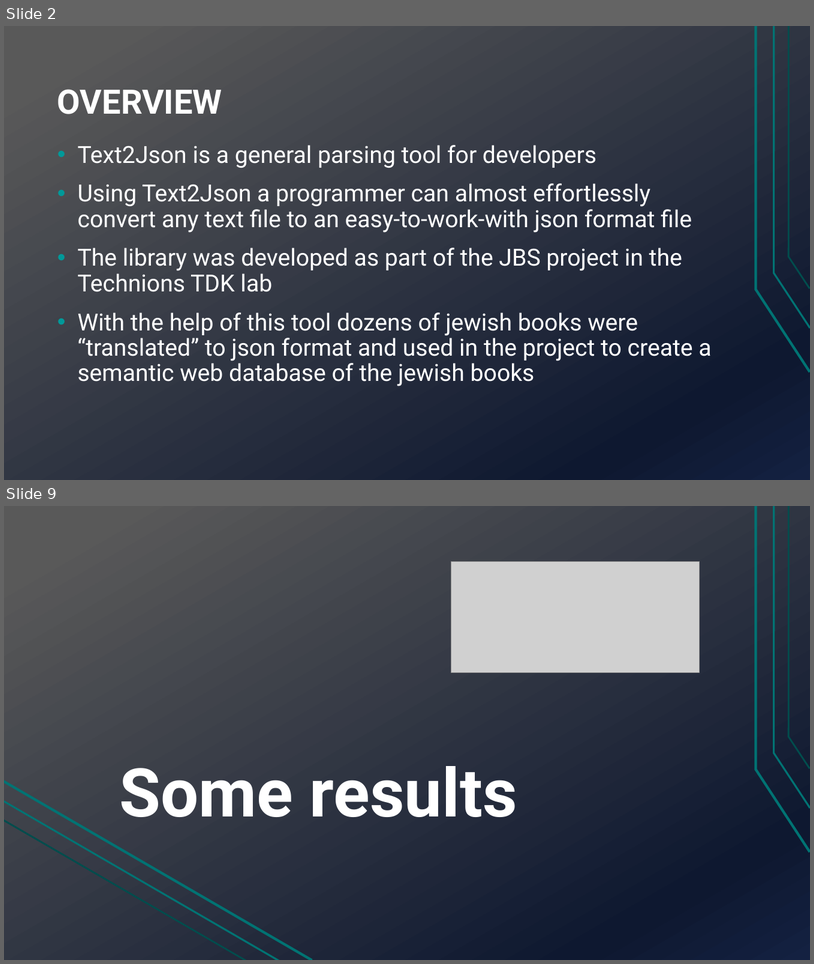
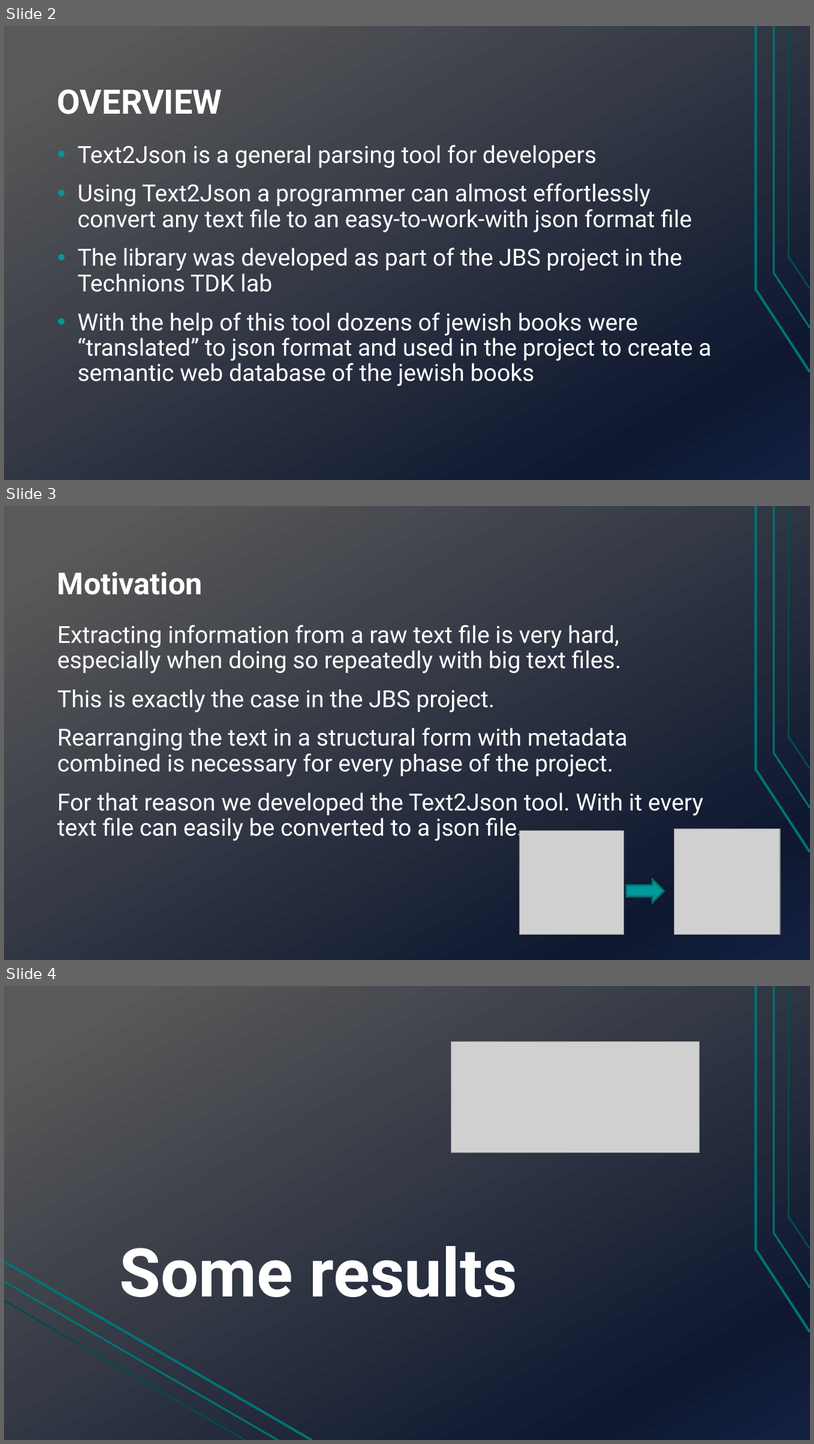
Before and after one commit to TechnionTDK/jbs-text2json, a slide deck: Text2Json.pptx. Shown one above the other, each under a label of ours: slides 2 and 9 before the commit, slides 2, 3 and 4 after it; the slides between them are not shown. The pictures are 814x964 and 814x1444 pixels, drawn with LibreOffice and Linux fonts; fonts in the diff are those of the drawing; grey boxes stand for pictures. Boxes give left, top, right and bottom in pixels: in the first picture for what was removed or moved away, otherwise in the second. Text is boxed around its words. In the diff, an @@ line names an element or a change of style, - is before the commit and + after.

```diff
--- a/Text2Json.pptx
+++ b/Text2Json.pptx
@@ slide 3 added at (x1=4, y1=506, x2=810, y2=960), background gradient #595959 to #0F1931 to #142242; not listed: 3 template elements that a slide beside it also shows @@
@@ title added at (x1=57, y1=572, x2=203, y2=595), 36 pt, text #FFFFFF, bold @@
+Motivation
@@ text added at (x1=57, y1=625, x2=704, y2=841), 28 pt, text #FFFFFF @@
+Extracting information from a raw text file is very hard, especially when doing so repeatedly with big text files.
+This is exactly the case in the JBS project.
+Rearranging the text in a structural form with metadata combined is necessary for every phase of the project.
+For that reason we developed the Text2Json tool. With it every text file can easily be converted to a json file.
@@ picture added at (x1=674, y1=828, x2=780, y2=934) @@
@@ picture added at (x1=520, y1=830, x2=624, y2=934) @@
@@ right arrow added at (x1=626, y1=879, x2=664, y2=902), fill #009999, outline #007171 2 pt @@
@@ what was slide 9 is now slide 4 @@
```
Also in this commit, not shown: 8 slides changed, 4 other slides added, 1 slide removed.
